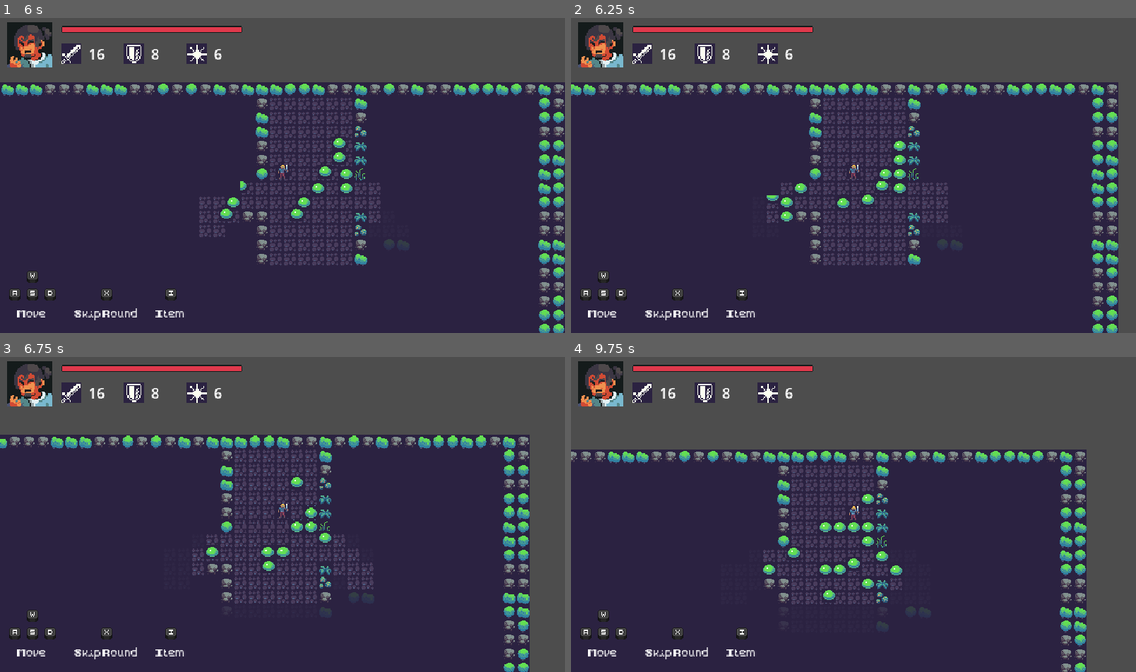
Above: before the commit, frames 1-4 (two rows, left to right).
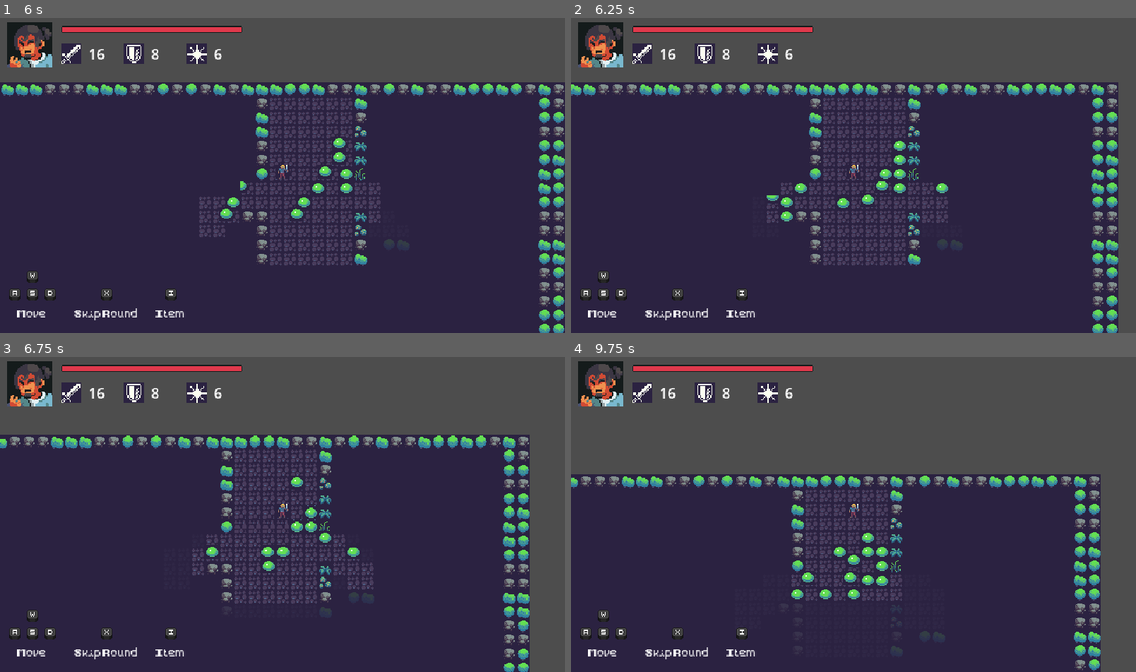
Above: after the commit, the same moments.

Repository: grigri201/classic-rogue-like
Game: Godot game, scene res://scene/main.tscn
Two runs of this game, one before a commit and one after it. Both use one fixed random seed, a clock stepped at 60 frames per second and the inputs below.
Inputs:
- Up to frame 1 (6 s): tap Enter at 0.5 s; hold D (player_move_right) 0.53-1.28 s; hold S (player_move_down) 1.28-2.03 s; hold D (player_move_right) 2.03-2.78 s; hold W (player_move_up) 2.78-3.53 s; hold A (player_move_left) 3.53-5.03 s; hold S (player_move_down) 5.03-5.78 s; hold D (player_move_right) from 5.78 s (still down)
- Up to frame 2 (6.25 s): keep holding D (player_move_right)
- Up to frame 3 (6.75 s): release D (player_move_right) at 6.53 s; hold W (player_move_up) from 6.53 s (still down)
- Up to frame 4 (9.75 s): release W (player_move_up) at 7.28 s; hold D (player_move_right) 7.28-8.03 s; hold S (player_move_down) 8.03-8.78 s; hold A (player_move_left) 8.78-9.53 s; hold W (player_move_up) from 9.53 s (still down)

Frame 1 is identical in both runs. In frame 2, less than 0.1% of the frame differs, in the area x 64-67%, y 52-57%; in frame 3, less than 0.1%; in frame 4, 16%, in the area x 0-94%, y 29-100%.

Commit message:
fix slime splitting error

Diff:
--- a/entity/character/enemy/slime/slime.gd
+++ b/entity/character/enemy/slime/slime.gd
@@ -10,17 +10,17 @@
   _enemy_spawner = get_tree().current_scene.get_node("%EnemySpawner")
 
 func _on_skill_used():
-  var target_cell = _check_cells()
+  var target_cell = get_valid_cell()
   if target_cell != Vector2i.ZERO:
     _split_slime(target_cell)
 
-func _check_cells():
+func get_valid_cell():
   var directions = [Vector2i.UP, Vector2i.DOWN, Vector2i.LEFT, Vector2i.RIGHT, Vector2i(-1, -1), Vector2i(-1, 1), Vector2i(1, -1), Vector2i(1, 1)]
   for direction in directions:
     var target_cell = cell + direction
     var block_move = _map_manager.cell_intersect_point(target_cell, MapEnum.PhysicsLayer().BLOCK_MOVEMENT, true, [])
     var pickable_item = _map_manager.cell_intersect_point(target_cell, MapEnum.PhysicsLayer().PICKABLE_OBJECT, true, [])
-    if block_move.size() == 0 or pickable_item.size() == 0:
+    if block_move.size() == 0 and pickable_item.size() == 0:
       return target_cell
   return Vector2i.ZERO
 
Not shown: 2 places in scene/main.tscn that only renumber resources
